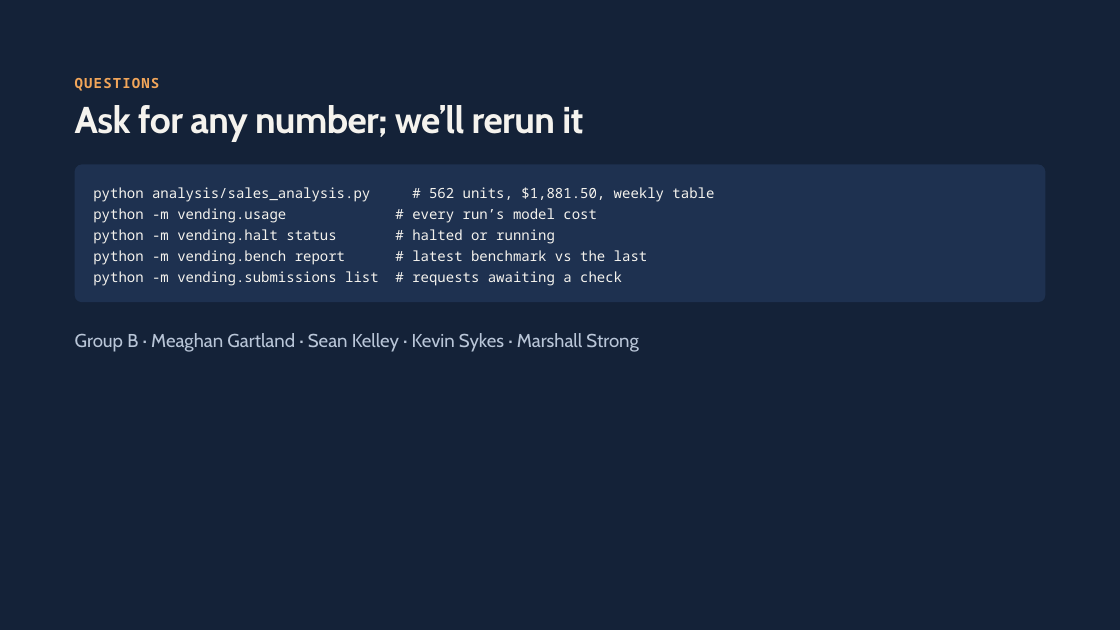
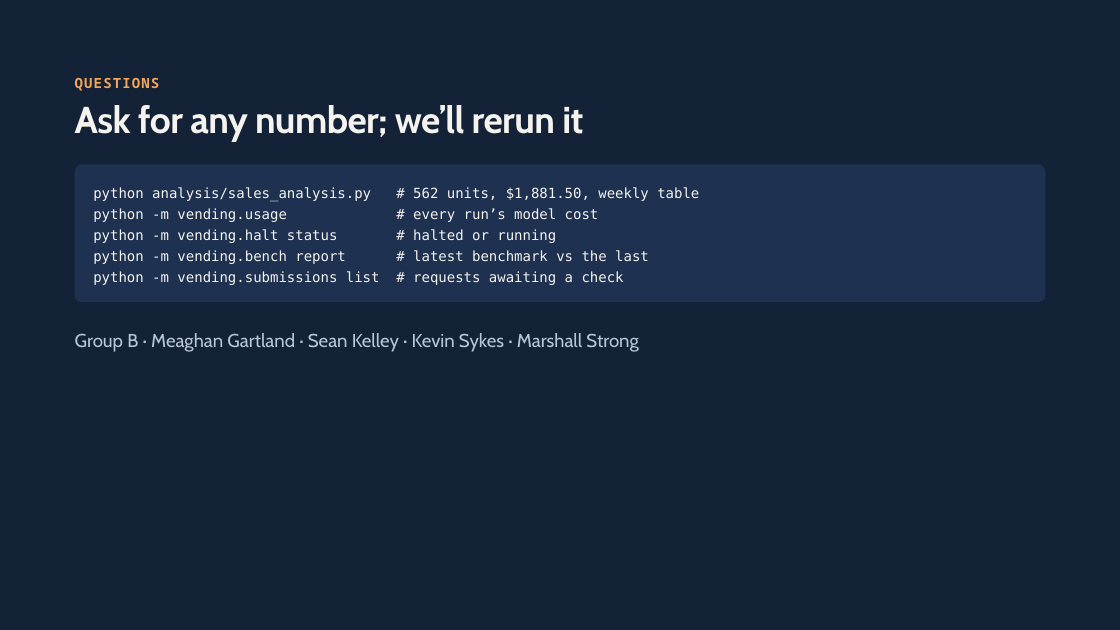
Before and after one commit to marshall-strong/agentic-vending, a slide deck: slide 19 of docs/presentation/group-b-final-presentation.pptx. Drawn at 1120x630 pixels with LibreOffice and Linux fonts; fonts in the diff are those of the drawing. Boxes give left, top, right and bottom in pixels: in the first picture for what was removed or moved away, otherwise in the second. Text is boxed around its words. In the diff, an @@ line names an element or a change of style, - is before the commit and + after.

```diff
--- a/docs/presentation/group-b-final-presentation.pptx
+++ b/docs/presentation/group-b-final-presentation.pptx
@@ rounded rectangle "python analysis/sales_analysis.py # 562 units, ..." at (75,165,1046,302): font Noto Sans Mono to DejaVu Sans Mono @@
```
Also in this commit, not shown: 4 other slides changed.
